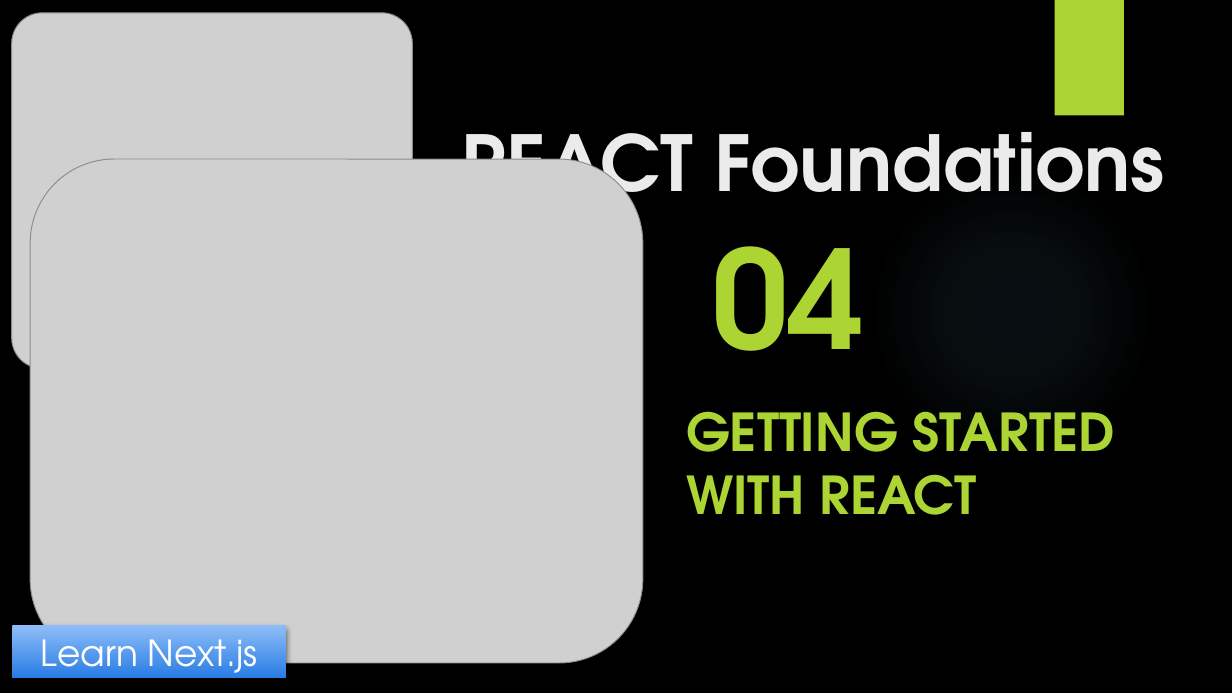
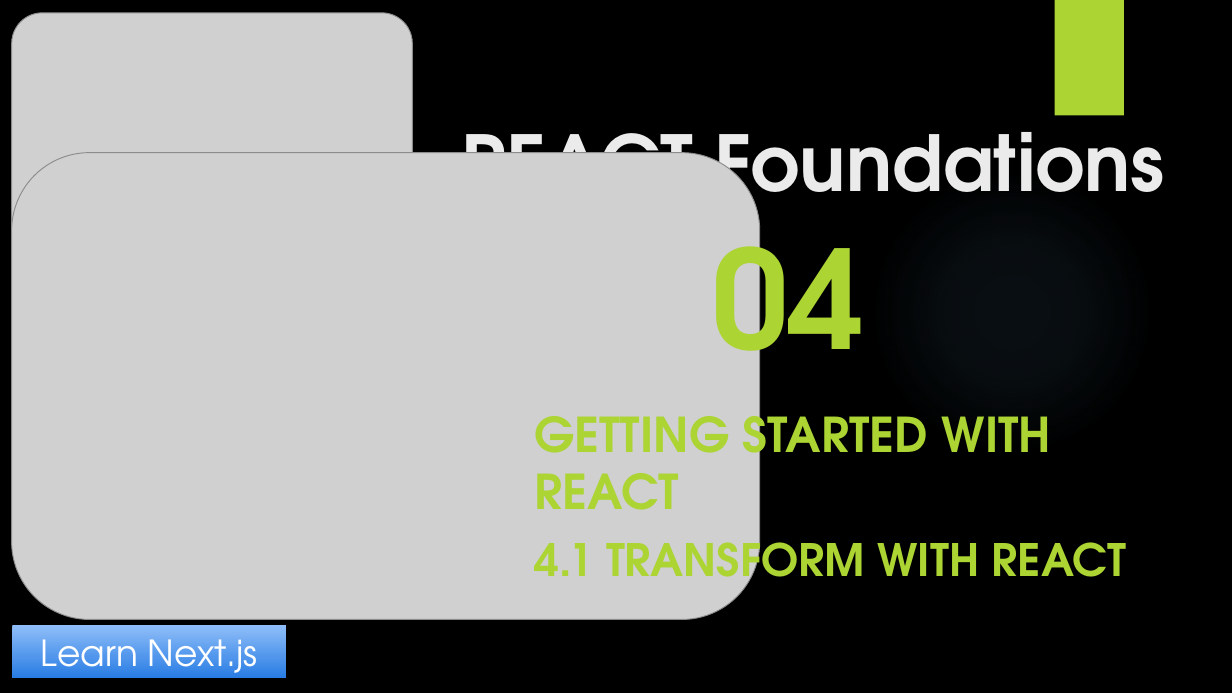
Before and after one commit to yasenstar/learn_javascript, a slide deck: slide 5 of learn_nextjs/1_React-Foundation/React_Foundations.pptx. Drawn at 1232x693 pixels with LibreOffice and Linux fonts; fonts in the diff are those of the drawing; grey boxes stand for pictures; background and template pictures are left out. Boxes give left, top, right and bottom in pixels: in the first picture for what was removed or moved away, otherwise in the second. Text is boxed around its words. In the diff, an @@ line names an element or a change of style, - is before the commit and + after.

```diff
--- a/learn_nextjs/1_React-Foundation/React_Foundations.pptx
+++ b/learn_nextjs/1_React-Foundation/React_Foundations.pptx
@@ picture: place and size @@
-picture at [30,159,643,663]
+picture at [12,152,761,619]
@@ subtitle "GETTING STARTED WITH REACT": place and size @@
-subtitle "GETTING STARTED WITH REACT" at [686,411,1115,515]
+subtitle "GETTING STARTED WITH REACT" at [535,400,1126,596]
@@ subtitle at [535,400,1051,510]: size 40.7 to 37.4 pt in "GETTING STARTED WITH REACT" @@
@@ subtitle at [535,528,1126,596]: paragraph added @@
+4.1 TRANSFORM WITH REACT
```
Also in this commit, not shown: 6 other slides changed, 1 slide added, 2 other files.
